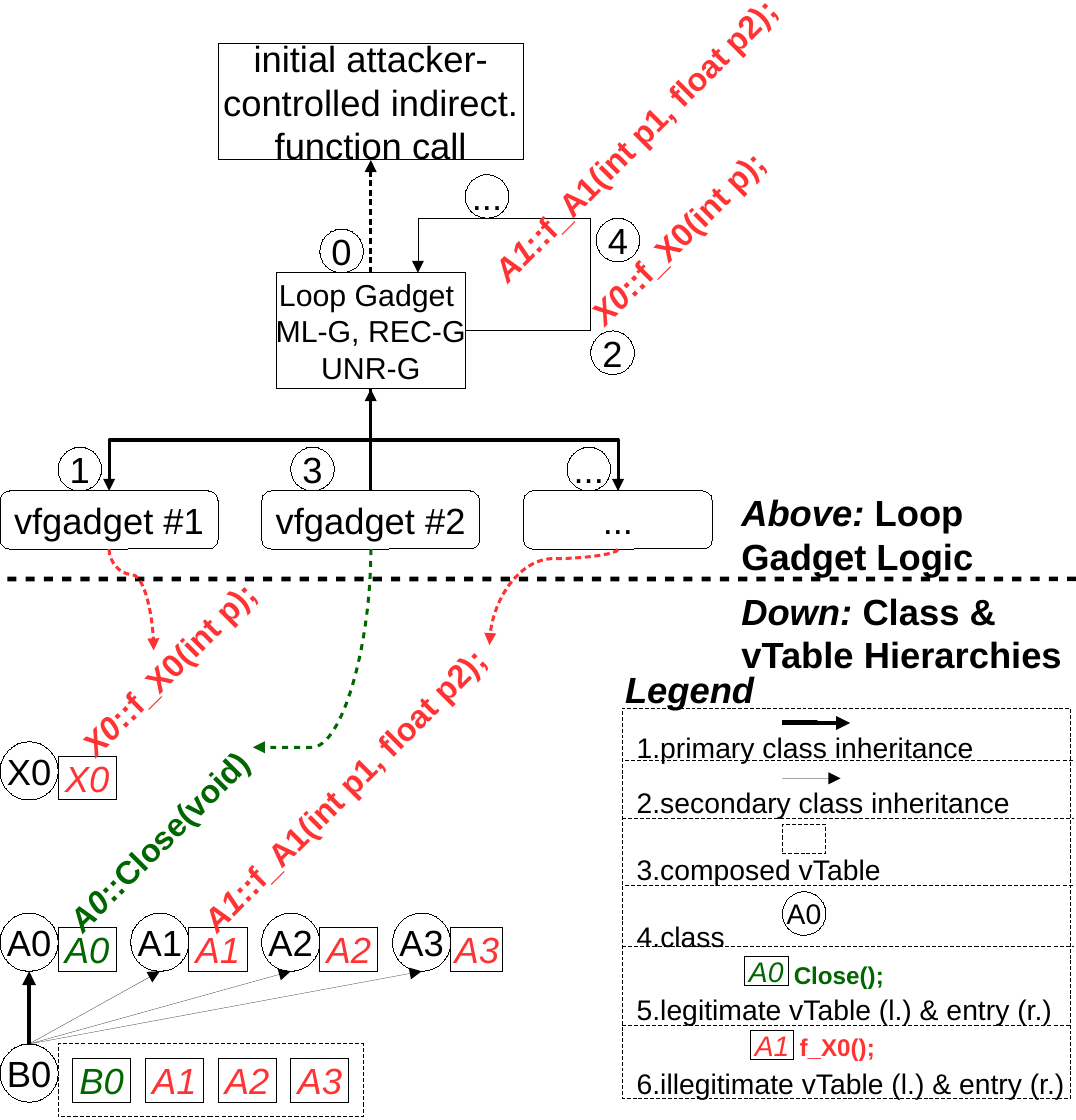
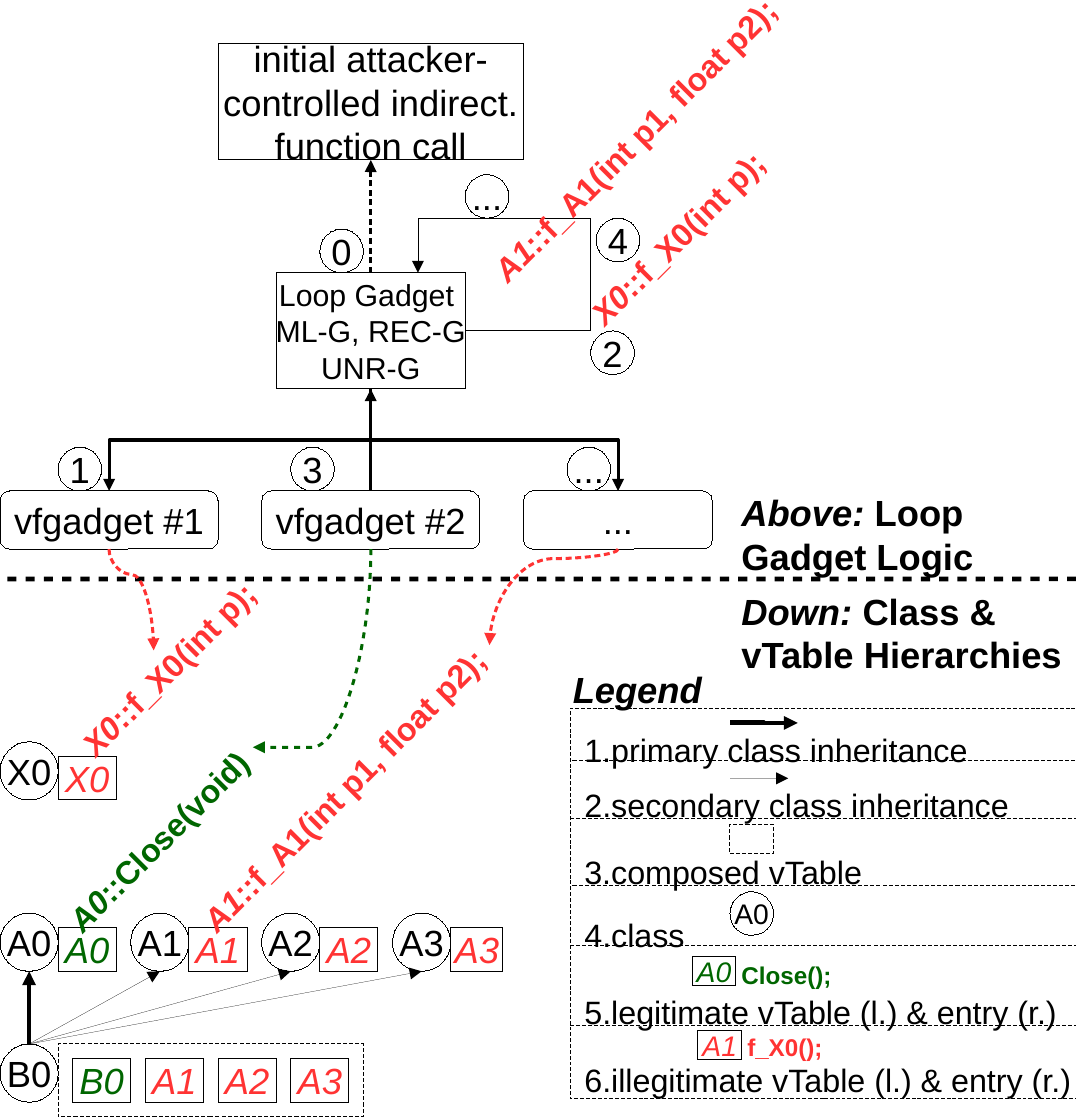
Before and after one commit to IntRepair/tauCFI, a slide deck: slide 1 of TypeShield Paper/CCS_Template/figures/loop.odp. Drawn at 1076x1120 pixels with LibreOffice and Linux fonts; fonts in the diff are those of the drawing. Boxes give left, top, right and bottom in pixels: in the first picture for what was removed or moved away, otherwise in the second. Text is boxed around its words. In the diff, an @@ line names an element or a change of style, - is before the commit and + after.

```diff
--- a/TypeShield Paper/CCS_Template/figures/loop.odp
+++ b/TypeShield Paper/CCS_Template/figures/loop.odp
@@ text "Legend": place and size @@
-text "Legend" at bbox=[625, 676, 754, 711]
+text "Legend" at bbox=[573, 676, 702, 711]
@@ rectangle: place and size @@
-rectangle at bbox=[622, 708, 1070, 1098]
+rectangle at bbox=[570, 708, 1076, 1098]
@@ text "1.primary class inheritance": place and size @@
-text "1.primary class inheritance" at bbox=[637, 737, 973, 764]
+text "1.primary class inheritance" at bbox=[584, 738, 968, 768]
@@ 3 rectangles, 3 texts, 1 ellipse, 1 arrow, 1 elbow arrow: place and size @@
-3 rectangles, 3 texts, 1 ellipse, 1 arrow, 1 elbow arrow at bbox=[637, 723, 884, 1061]
+3 rectangles, 3 texts, 1 ellipse, 1 arrow, 1 elbow arrow at bbox=[584, 723, 862, 1061]
@@ size 14 to 16 pt in 6 elements at bbox=[584, 860, 862, 890], bbox=[584, 1000, 1056, 1030], bbox=[584, 738, 968, 768], bbox=[584, 923, 684, 948], bbox=[584, 1068, 1071, 1098], bbox=[584, 793, 1009, 823] @@
@@ text "2.secondary class inheritance": place and size @@
-text "2.secondary class inheritance" at bbox=[637, 792, 1009, 819]
+text "2.secondary class inheritance" at bbox=[584, 793, 1009, 823]
@@ line moved from (625, 760) - (1073, 760) to (573, 760) - (1076, 760) @@
@@ line moved from (622, 819) - (1073, 819) to (570, 819) - (1076, 819) @@
@@ line moved from (625, 886) - (1073, 886) to (573, 886) - (1076, 886) @@
@@ text "4.class": place and size @@
-text "4.class" at bbox=[637, 926, 725, 948]
+text "4.class" at bbox=[584, 923, 684, 948]
@@ line moved from (622, 947) - (1073, 947) to (570, 945) - (1076, 945) @@
@@ text "5.legitimate vTable (l.) & entry ...": place and size @@
-text "5.legitimate vTable (l.) & entry ..." at bbox=[637, 999, 1052, 1026]
+text "5.legitimate vTable (l.) & entry ..." at bbox=[584, 1000, 1056, 1030]
@@ line moved from (622, 1025) - (1070, 1025) to (570, 1025) - (1076, 1025) @@
@@ text "6.illegitimate vTable (l.) & entry ...": place and size @@
-text "6.illegitimate vTable (l.) & entry ..." at bbox=[637, 1073, 1065, 1100]
+text "6.illegitimate vTable (l.) & entry ..." at bbox=[584, 1068, 1071, 1098]
```
Also in this commit, not shown: 15 other files.
